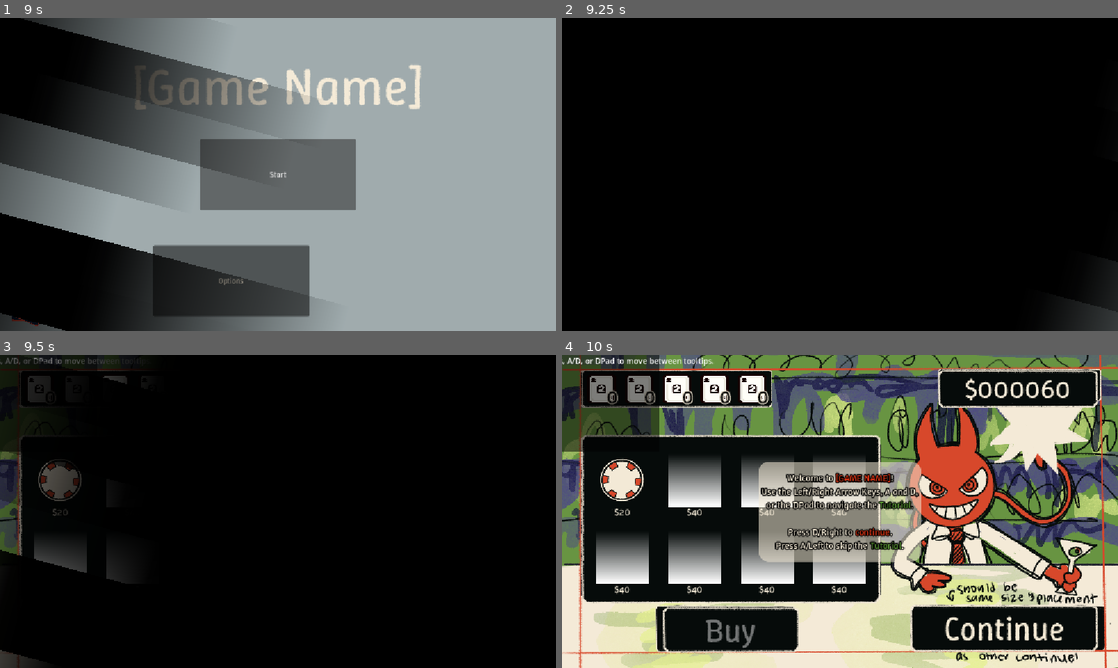
Above: before the commit, frames 1-4 (two rows, left to right).
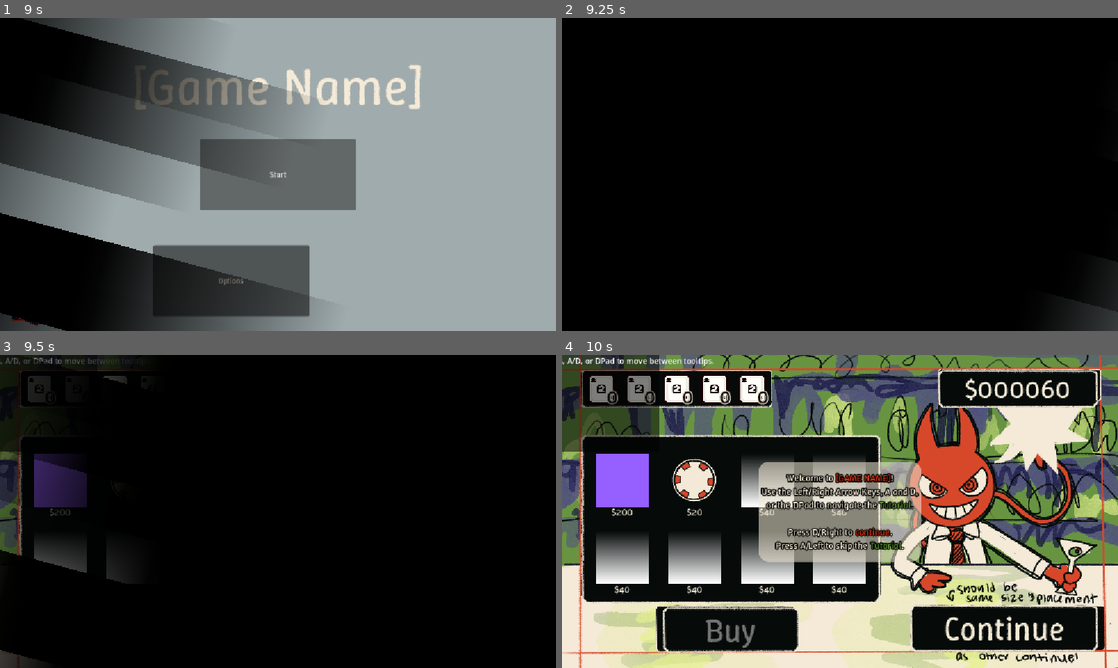
Above: after the commit, the same moments.

Repository: appellatebaton0/wild-jam-91
Game: Godot game, scene res://Scenes/Main.tscn
Same seed, same stepped clock (60 frames per second), same inputs: the game is played once before the commit and once after it.
Inputs (mouse positions are in pixels of both pictures, inside the frame that each line leads up to):
- Up to frame 1 (9 s): click "Start" at 0.5 s; click "Start" at 1.25 s; click "Continue" at 2 s; click "Continue" at 2.75 s; click "$20" at 3.5 s; click "$40" at 4.25 s; click "$20" at 5 s; click "$40" at 5.75 s; click "$20" at 6.5 s; click "$40" at 7.25 s; click "Continue" at 8 s; click "Start" at 8.75 s
- Up to frame 2 (9.25 s): no input
- Up to frame 3 (9.5 s): no input
- Up to frame 4 (10 s): drag from (600, 389) to (895, 442) at 9.52 s

Frames 1-2 are identical in both runs. In frame 3, 1.4% of the frame differs, in the area x 6-16%, y 31-52%; in frame 4, 3.1%, in the area x 6-29%, y 31-52%.
Error before the commit: Parse Error: Expected variable name after "var". (res://Scripts/ChipShop.gd:10)

Commit message:
h20.2 - Chip Shop & Tut Fix
Made the chip shop randomize after each round, and fixed the tutorial breaking if you ignore it and go back to the shop after leaving.

Diff:
--- /dev/null
+++ b/Assets/ChipResources/CoinFlip2.tres
@@ -0,0 +1,20 @@
+[gd_resource type="Resource" script_class="CoinFlip" format=3 uid="uid://dnsfso2hryqfg"]
+
+[ext_resource type="Script" uid="uid://bfacdgpv6xwb3" path="res://Scripts/Chips/CoinFlip.gd" id="1_jnxfp"]
+
+[sub_resource type="Gradient" id="Gradient_bhrox"]
+offsets = PackedFloat32Array(0)
+colors = PackedColorArray(0.59076357, 0.3739968, 1, 1)
+
+[sub_resource type="GradientTexture2D" id="GradientTexture2D_jnxfp"]
+gradient = SubResource("Gradient_bhrox")
+
+[resource]
+script = ExtResource("1_jnxfp")
+color = Color(0.1415843, 0.42858142, 0.9999998, 1)
+name = "Coin Flip"
+cost = 200
+info = "[color=#e93816]50% chance to become a King.
+[color=#5a9634]50% chance to become an Ace."
+texture = SubResource("GradientTexture2D_jnxfp")
+metadata/_custom_type_script = "uid://bfacdgpv6xwb3"
--- a/Scenes/Main.tscn
+++ b/Scenes/Main.tscn
@@ -399,6 +399,20 @@
 "update": 1,
 "values": [true, false]
 }
+tracks/4/type = "method"
+tracks/4/imported = false
+tracks/4/enabled = true
+tracks/4/path = NodePath("Shop/MarginContainer/VBoxContainer/ShopContainer/MarginContainer/GridContainer")
+tracks/4/interp = 1
+tracks/4/loop_wrap = true
+tracks/4/keys = {
+"times": PackedFloat32Array(0.033333335),
+"transitions": PackedFloat32Array(1),
+"values": [{
+"args": [],
+"method": &"reload_shop"
+}]
+}
 
 [sub_resource type="Animation" id="Animation_c5snn"]
 resource_name = "OpenOptions"
@@ -1710,6 +1724,9 @@
 text = "TO SHOP"
 flat = true
 script = ExtResource("7_vy5pj")
+tutorial_progressor = Dictionary[int, int]({
+-1: 1
+})
 anim_name = &"Table->Shop"
 
 [node name="Shop" type="Control" parent="." unique_id=1257850578]
--- a/Scripts/ChipShop.gd
+++ b/Scripts/ChipShop.gd
@@ -1,10 +1,52 @@
 class_name ChipShop extends GridContainer
 ## Manages all the ShopEntries within it.
 
-const CHIP_PATH := "res://Assets/Chips"
+const CHIP_PATH := "res://Assets/ChipResources/"
 
-@onready var chip_bag := get_chips()
+@onready var chip_bag := get_chips() ## The chips available to sell.
+@onready var slots    := get_slots() ## The ShopEntries in this container.
 
+## Reload the contents of the shop.
+func reload_shop() -> void:
+
+	var bag := chip_bag.duplicate()
+
+	for slot in slots:
+
+		if len(bag) == 0:
+			slot.chip = null
+			continue
+
+		# Pop a random chip from the bag, and stuff it in the slot.
+		slot.chip = bag.pop_at(randi_range(0, len(bag) - 1))
+
+## Get various lists.
+func get_slots() -> Array[ShopEntry]:
+	var response:Array[ShopEntry]
+	for child in get_children(): if child is ShopEntry:
+		response.append(child)
+	return response
 func get_chips() -> Array[Chip]:
 
-	var
+	var chips:Array[Chip]
+
+	var dir = DirAccess.open(CHIP_PATH)
+
+	if dir:
+		dir.list_dir_begin()
+		var file_name = dir.get_next()
+		while file_name != "":
+			if not dir.current_is_dir(): if file_name.contains(".tres"):
+
+				file_name = file_name.replace(".remap", "") # Don't even think about it.
+
+				# Load the file, and remember it if it's a chip.
+				var file := load(CHIP_PATH + file_name)
+
+				if file is Chip: chips.append(file)
+
+			file_name = dir.get_next()
+	else:
+		print("An error occurred when trying to access the path.")
+
+	return chips
--- a/Scripts/ShopEntry.gd
+++ b/Scripts/ShopEntry.gd
@@ -8,10 +8,8 @@
 func _ready() -> void:
 	chip_texture.pressed.connect(_on_pressed)
 
-	if chip:
-		chip_texture.texture_normal = chip.texture
-
-func _process(_delta: float) -> void:
+func _process(_delta: float) -> void: if chip:
+	chip_texture.texture_normal = chip.texture
 	chip_texture.disabled = Global.money < chip.cost
 	$ChipTexture/Label.text = "$" + str(chip.cost)
 
